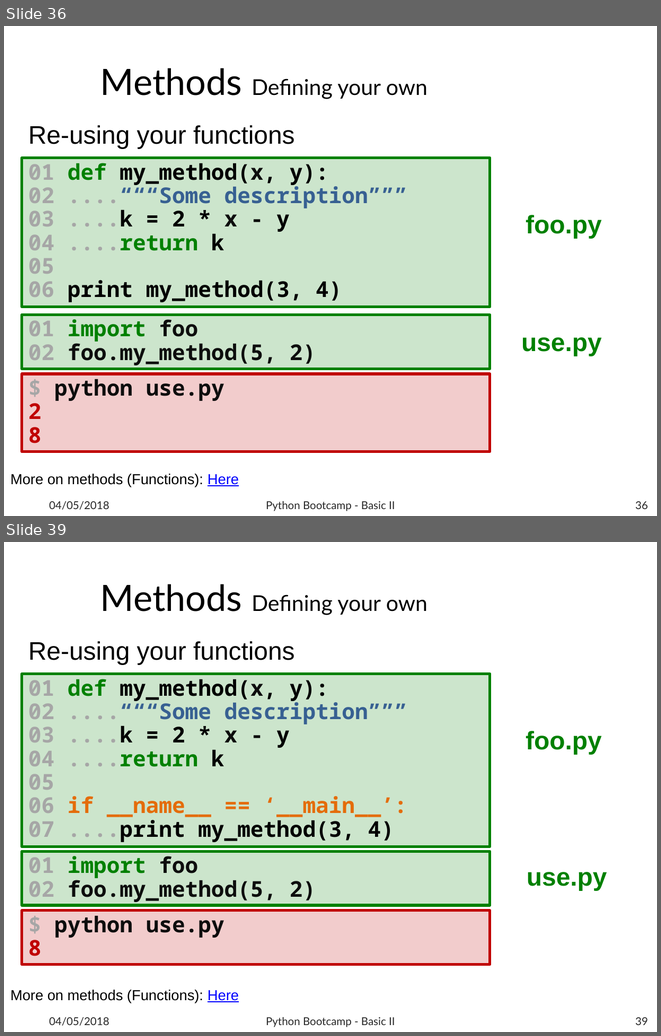
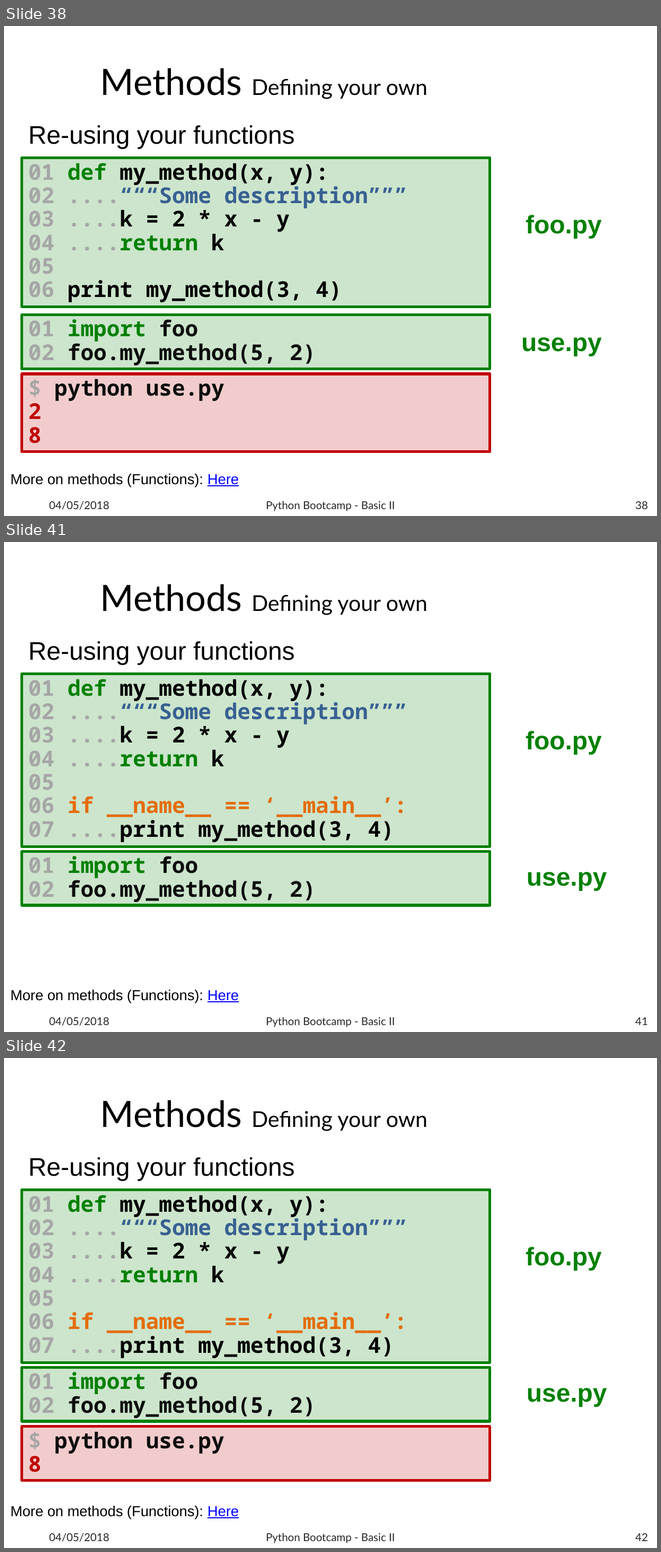
Before and after one commit to b1quint/Python-Tutorial-Series, a slide deck: Presentations/Python Tutorial Series - Basics II.pptx. Shown one above the other, each under a label of ours: slides 36 and 39 before the commit, slides 38, 41 and 42 after it; the slides between them are not shown. The pictures are 661x1036 and 661x1552 pixels, drawn with LibreOffice and Linux fonts; fonts in the diff are those of the drawing; background and template pictures are left out. Boxes give left, top, right and bottom in pixels: in the first picture for what was removed or moved away, otherwise in the second. Text is boxed around its words. In the diff, an @@ line names an element or a change of style, - is before the commit and + after.

Commit message:
Minor changes at Basics II

```diff
--- a/Presentations/Python Tutorial Series - Basics II.pptx
+++ b/Presentations/Python Tutorial Series - Basics II.pptx
@@ slide 41 added at [4, 542, 657, 1032], background #FFFFFF @@
@@ title added at [100, 584, 427, 615], 24 pt, text #000000 @@
+Methods Defining your own
@@ text added at [28, 641, 295, 664], 28 pt, text #000000 @@
+Re-using your functions
@@ rectangle added at [21, 674, 490, 847], fill #008000 at 20% opacity, outline #008000 3 pt, 24 pt, text #000000, bold @@
+01 def my_method(x, y):
+02 ....“““Some description”””
+03 ....k = 2 * x - y
+04 ....return k
+05
+06 if __name__ == ‘__main__’:
+07 ....print my_method(3, 4)
@@ text added at [526, 731, 601, 755], 28 pt, text #008000, bold @@
+foo.py
@@ rectangle added at [21, 851, 490, 905], fill #008000 at 20% opacity, outline #008000 3 pt, 24 pt, text #0D0D0D, bold @@
+01 import foo
+02 foo.my_method(5, 2)
@@ text added at [527, 872, 607, 891], 28 pt, text #008000, bold @@
+use.py
@@ text added at [10, 989, 239, 1003], 16 pt, text #000000 @@
+More on methods (Functions): Here
@@ text added at [49, 1017, 109, 1025], 12 pt, text #262626 @@
+04/05/2018
@@ text added at [266, 1017, 395, 1027], 12 pt, text #262626 @@
+Python Bootcamp - Basic II
@@ page number added at [635, 1017, 648, 1025], 12 pt, text #262626 @@
+41
@@ what was slide 36 is now slide 38 @@
@@ page number at [635, 501, 648, 509]: text changed @@
-36
+38
@@ what was slide 39 is now slide 42 @@
@@ page number at [635, 1533, 648, 1541]: text changed @@
-39
+42
```
Also in this commit, not shown: 7 slides changed, 2 other slides added, 1 other file.
